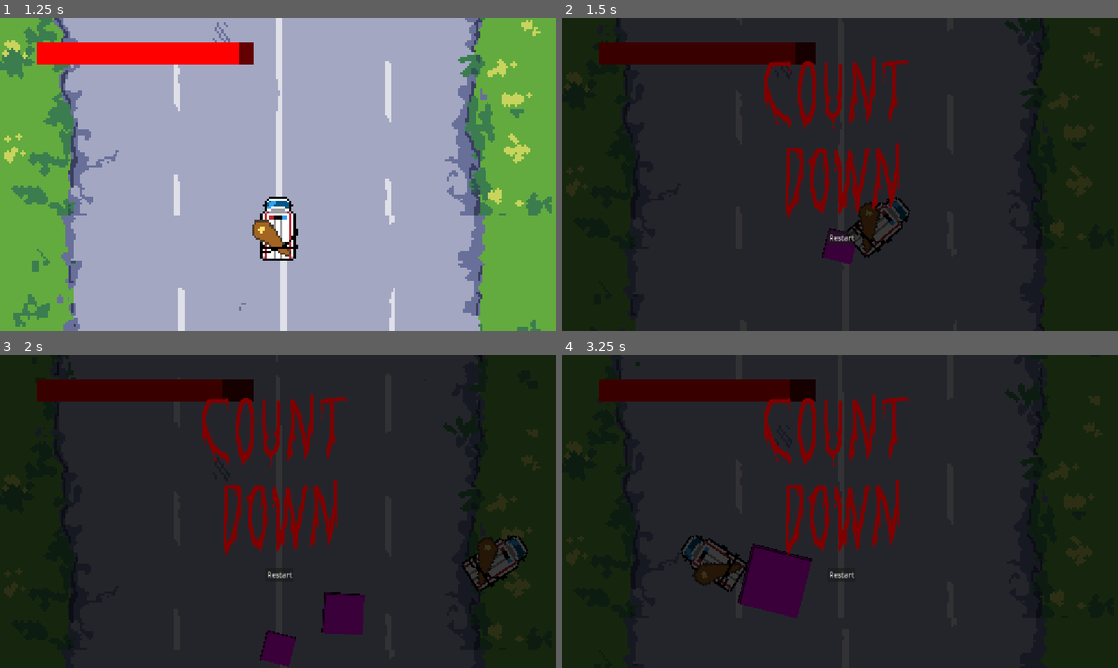
Above: before the commit, frames 1-4 (two rows, left to right).
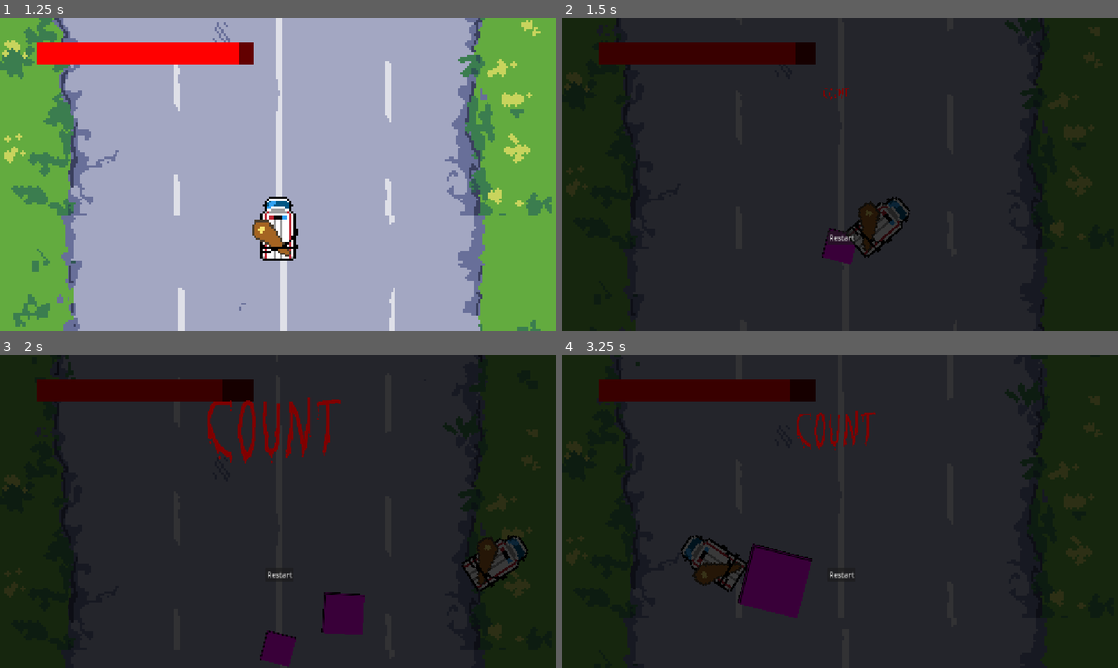
Above: after the commit, the same moments.

Repository: danielcannell/dracula-dash
Game: Godot game, scene res://scenes/title.tscn
Same seed, same stepped clock (60 frames per second), same inputs: the game is played once before the commit and once after it.
Inputs (mouse positions are in pixels of both pictures, inside the frame that each line leads up to):
- Up to frame 1 (1.25 s): click "Start Game" at 0.5 s
- Up to frame 2 (1.5 s): tap Enter (ui_accept) at 1.25 s; move the mouse to (962, 158) at 1.27 s; hold Right (turn_right) from 1.28 s (still down); tap X at 1.35 s; click (962, 158) at 1.42 s
- Up to frame 3 (2 s): keep holding Right (turn_right); tap Enter (ui_accept) at 1.52 s
- Up to frame 4 (3.25 s): release Right (turn_right) at 2 s; click "Restart" at 2 s; move the mouse to (728, 527) at 2.77 s; hold Left (turn_left) from 2.78 s (still down); tap X at 2.85 s; tap Enter (ui_accept) at 3.02 s

Frame 1 is identical in both runs. In frame 2, 3.2% of the frame differs, in the area x 36-63%, y 12-65%; in frame 3, 3.2%; in frame 4, 3.3%.

Commit message:
animated (kinda) death screen

Diff:
--- a/scenes/main.tscn
+++ b/scenes/main.tscn
@@ -74,4 +74,4 @@
 [node name="Death" parent="." unique_id=623993836 instance=ExtResource("5_tbgi4")]
 
 [connection signal="blood" from="Dracula" to="UI/Healthbar" method="set_health"]
-[connection signal="dead" from="Dracula" to="Death" method="_show"]
+[connection signal="dead" from="Dracula" to="Death" method="_on_death"]
--- a/scripts/death.gd
+++ b/scripts/death.gd
@@ -1,13 +1,21 @@
 extends CanvasLayer
 
+var cur_scale = 0.0
 
 func _ready():
 	visible = false
 
-
-func _show():
+func _on_death():
+	cur_scale = 0
 	visible = true
 
+func _process(delta):
+	if cur_scale < 3:
+		var count_scale = min(cur_scale, 1)
+		var down_scale = min(max(0, cur_scale-1.5), 1)
+		$ColorRect/Count.scale = Vector2(count_scale, count_scale)
+		$ColorRect/Down.scale = Vector2(down_scale, down_scale)
+		cur_scale += 0.025
 
 func _on_restart():
 	visible = false
